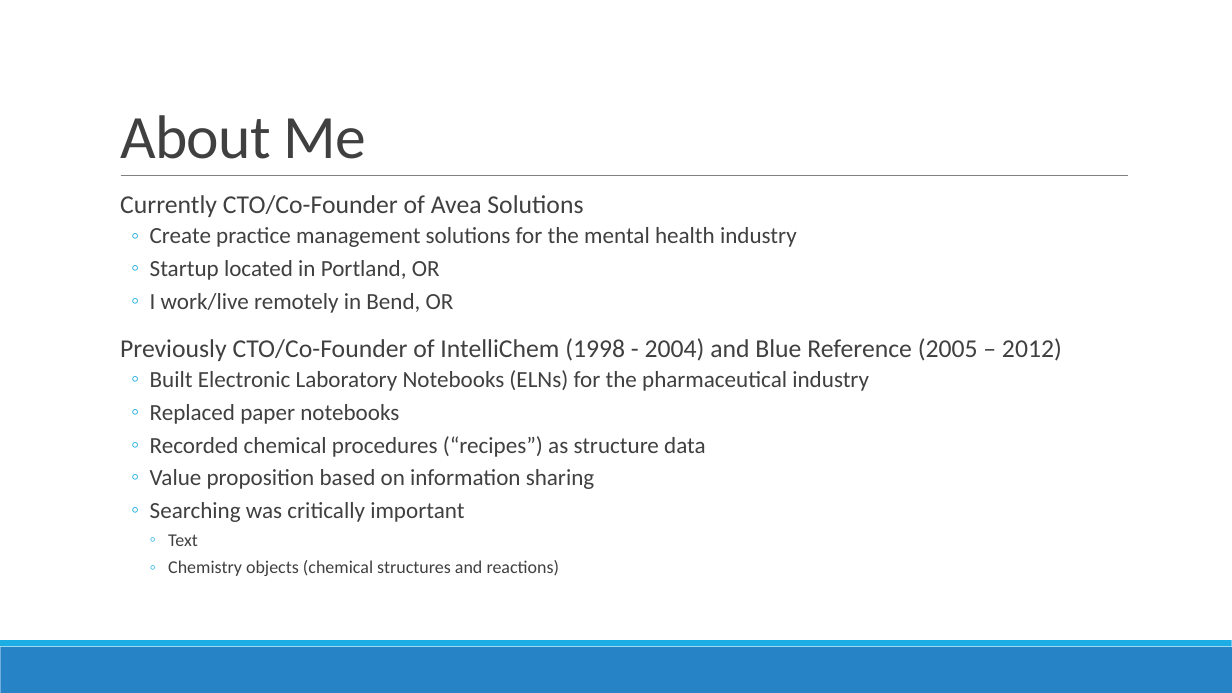
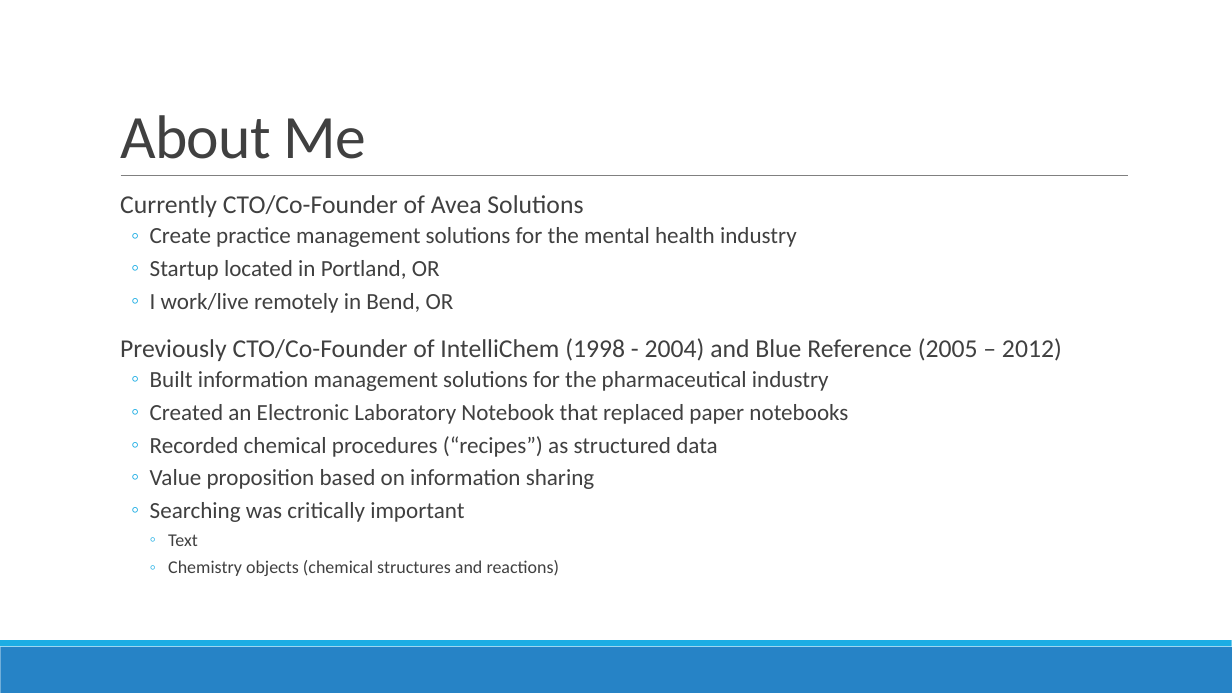
Before and after one commit to jvaneikeren/ChemicalStructureSearchingDemo, a slide deck: slide 3 of Presentation.pptx. Drawn at 1232x693 pixels with LibreOffice and Linux fonts; fonts in the diff are those of the drawing. Boxes give left, top, right and bottom in pixels: in the first picture for what was removed or moved away, otherwise in the second. Text is boxed around its words. In the diff, an @@ line names an element or a change of style, - is before the commit and + after.

```diff
--- a/Presentation.pptx
+++ b/Presentation.pptx
@@ text at box(150, 371, 848, 457): text changed @@
-  ◦ Built Electronic Laboratory Notebooks (ELNs) for the pharmaceutical industry
-  ◦ Replaced paper notebooks
-  ◦ Recorded chemical procedures (“recipes”) as structure data
+  ◦ Built information management solutions for the pharmaceutical industry
+  ◦ Created an Electronic Laboratory Notebook that replaced paper notebooks
+  ◦ Recorded chemical procedures (“recipes”) as structured data
```
Also in this commit, not shown: 8 other slides changed, 7 other files.
